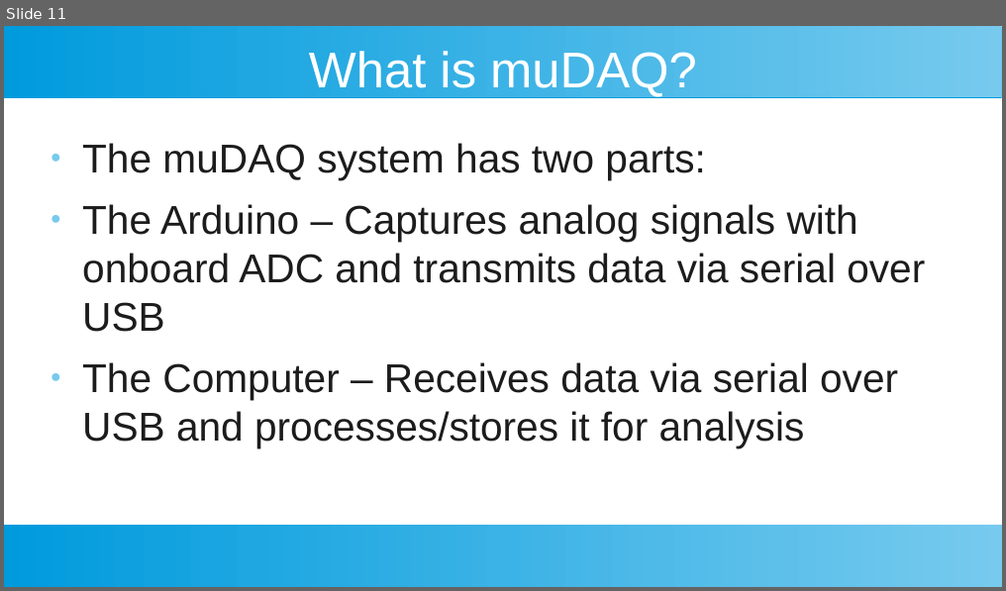
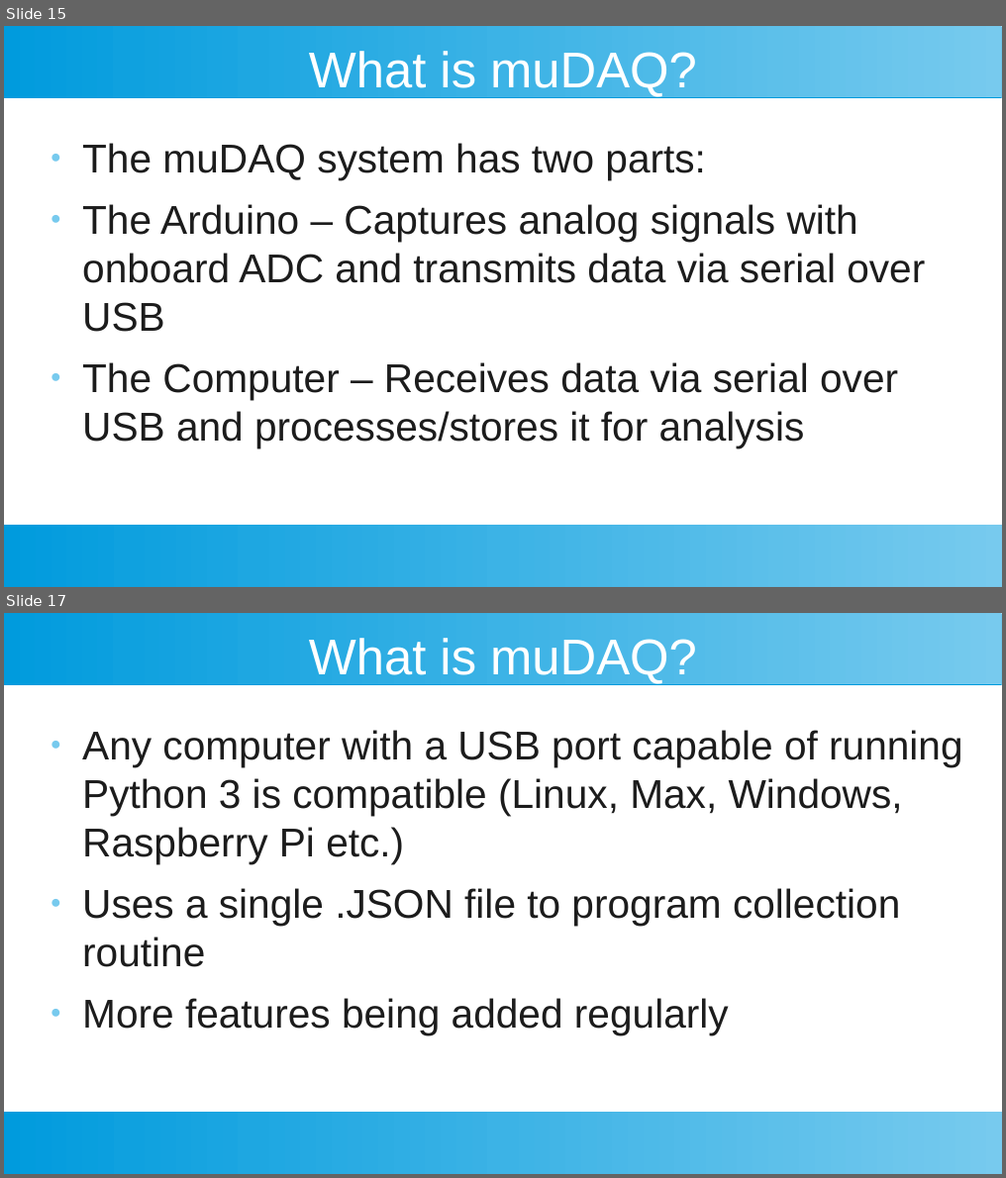
Before and after one commit to StellarRemnants/muDAQ, a slide deck: Presentation_2022-10-07.odp. Shown one above the other, each under a label of ours: slide 11 before the commit, slides 15 and 17 after it; the slides between them are not shown. The pictures are 1006x591 and 1006x1178 pixels, drawn with LibreOffice and Linux fonts; fonts in the diff are those of the drawing. Boxes give left, top, right and bottom in pixels: in the first picture for what was removed or moved away, otherwise in the second. Text is boxed around its words. In the diff, an @@ line names an element or a change of style, - is before the commit and + after.

```diff
--- a/Presentation_2022-10-07.odp
+++ b/Presentation_2022-10-07.odp
@@ slide 17 added at (x1=4, y1=613, x2=1002, y2=1174), background #FFFFFF; not listed: 2 template elements that a slide beside it also shows @@
@@ title added at (x1=309, y1=638, x2=697, y2=684), 40 pt, text #FFFFFF @@
+What is muDAQ?
@@ text added at (x1=82, y1=730, x2=963, y2=1036), 32 pt, text #1C1C1C @@
+● Any computer with a USB port capable of running Python 3 is compatible (Linux, Max, Windows, Raspberry Pi etc.)
+● Uses a single .JSON file to program collection routine
+● More features being added regularly
@@ what was slide 11 is now slide 15 @@
```
Also in this commit, not shown: 11 slides changed, 8 other slides added, 4 other files.
